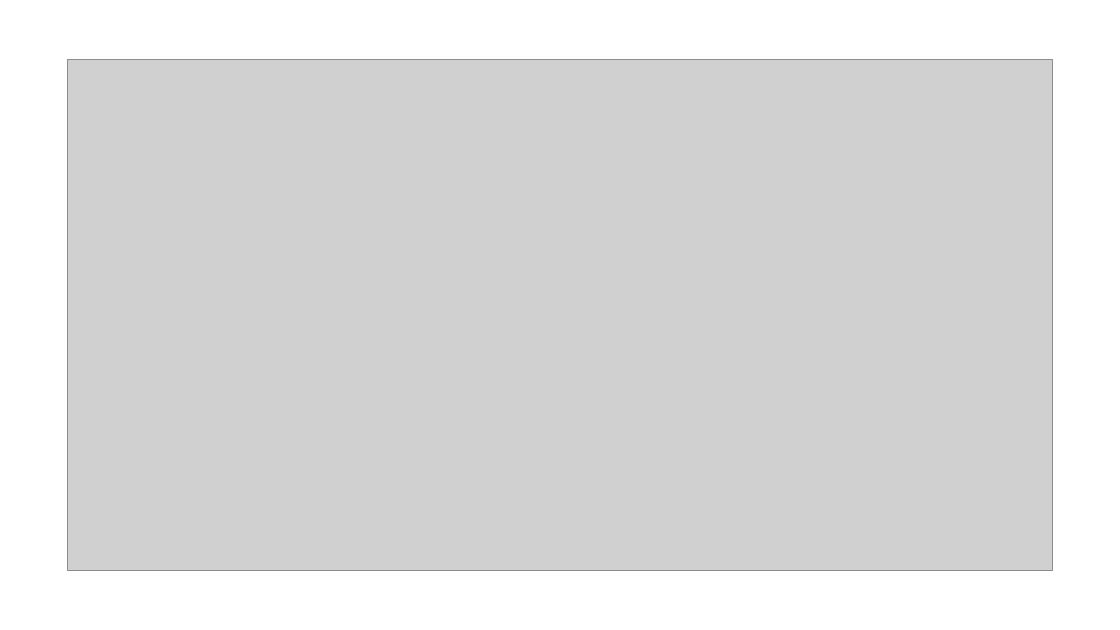
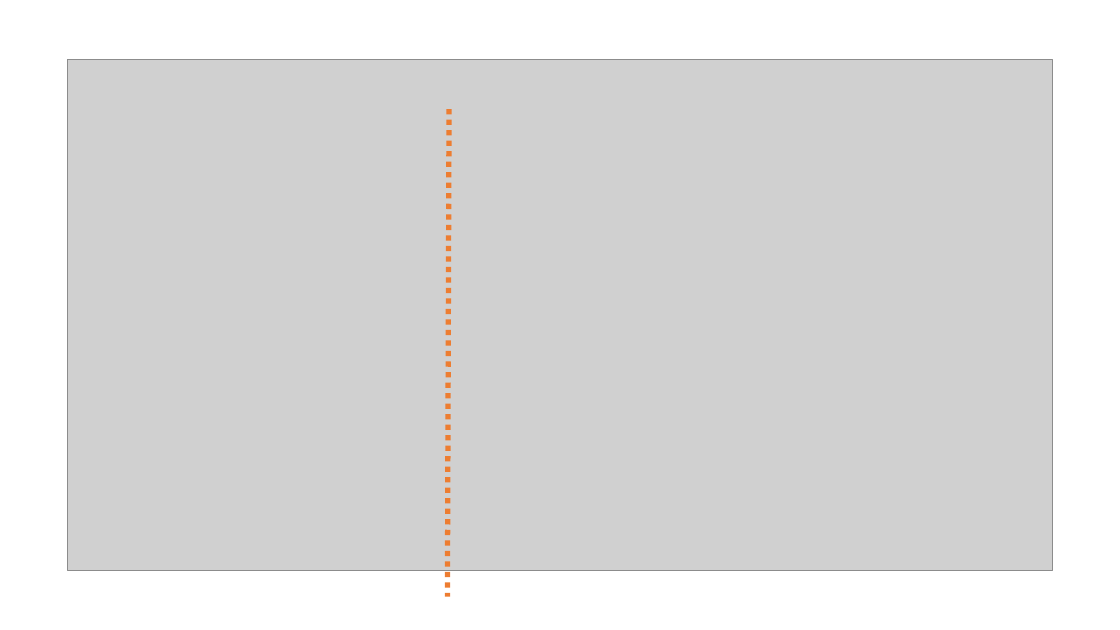
Before and after one commit to AABDOOGH/InsectFarming, a slide deck: slide 11 of Audit Documents/Audit2Presentation.pptx. Drawn at 1120x630 pixels with LibreOffice and Linux fonts; fonts in the diff are those of the drawing; grey boxes stand for pictures. Boxes give left, top, right and bottom in pixels: in the first picture for what was removed or moved away, otherwise in the second. Text is boxed around its words. In the diff, an @@ line names an element or a change of style, - is before the commit and + after.

```diff
--- a/Audit Documents/Audit2Presentation.pptx
+++ b/Audit Documents/Audit2Presentation.pptx
@@ line added from (450, 109) to (448, 597), #ED7D31 4.5 pt dashed @@
```
Also in this commit, not shown: 3 other slides changed, 1 slide added.
